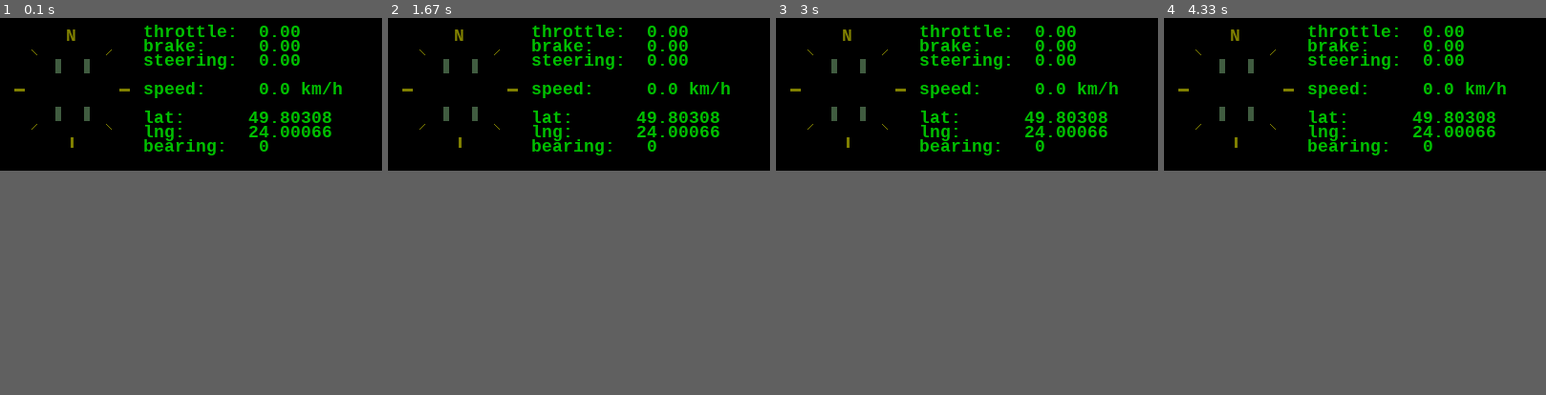
Above: before the commit, frames 1-4 (left to right).
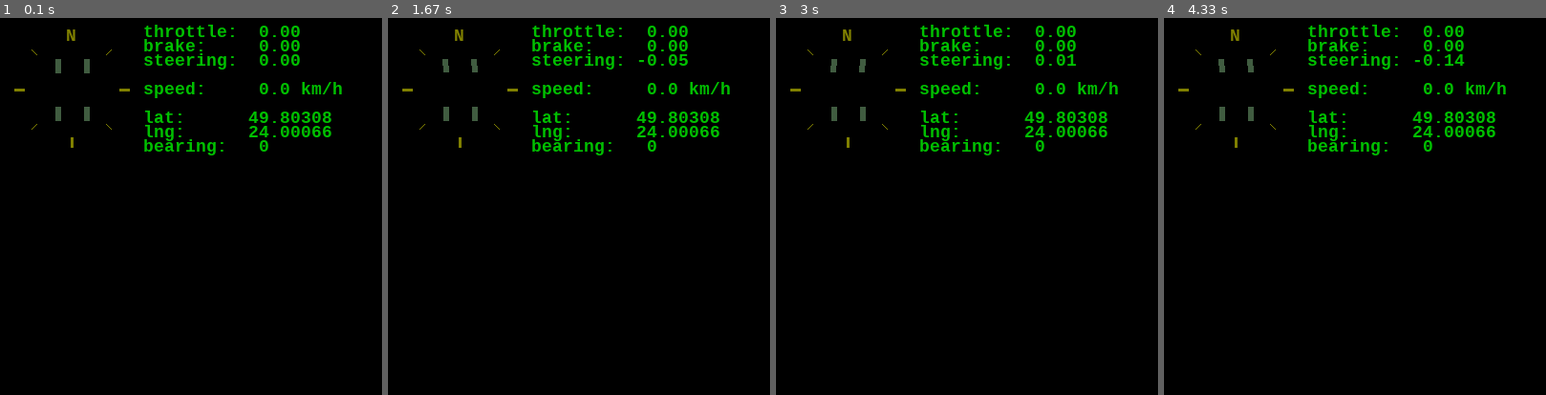
Above: after the commit, the same moments.

Repository: qvasic/repo1
Game: pygame game, started from ccp_srv/vehicle_driver.py
Two runs of this game, one before a commit and one after it. Both use one fixed random seed, a clock stepped at 60 frames per second and the inputs below.
Inputs (mouse positions are in pixels of both pictures, inside the frame that each line leads up to):
- Up to frame 1 (0.1 s): no input
- Up to frame 2 (1.67 s): press the mouse at (701, 195) at 0.37 s; move the mouse to (640, 210) at 0.47 s; release the mouse at (579, 229) at 0.6 s; press the mouse at (701, 195) at 1.2 s; move the mouse to (678, 172) at 1.3 s; release the mouse at (659, 153) at 1.43 s; press the mouse at (701, 195) at 1.53 s; move the mouse to (609, 134) at 1.63 s
- Up to frame 3 (3 s): release the mouse at (905, 78) at 1.77 s; press the mouse at (1089, 195) at 1.87 s; move the mouse to (1047, 236) at 1.97 s; release the mouse at (1005, 285) at 2.1 s; click (852, 74) at 2.22 s; press the mouse at (852, 74) at 2.53 s; move the mouse to (928, 82) at 2.63 s; release the mouse at (1009, 85) at 2.77 s; press the mouse at (852, 74) at 2.87 s; move the mouse to (921, 187) at 2.97 s
- Up to frame 4 (4.33 s): release the mouse at (1377, 300) at 3.1 s; press the mouse at (1240, 74) at 3.2 s; move the mouse to (1286, 82) at 3.3 s; release the mouse at (1332, 89) at 3.43 s; press the mouse at (1240, 74) at 3.53 s; move the mouse to (1347, 157) at 3.63 s; release the mouse at (1458, 236) at 3.77 s; press the mouse at (1240, 74) at 3.87 s; move the mouse to (1366, 161) at 3.97 s; release the mouse at (1492, 247) at 4.1 s; press the mouse at (1240, 74) at 4.2 s; move the mouse to (1370, 78) at 4.3 s
In our replay, the window is 400x165 before the commit and 400x400 after it. These sizes can differ from the game's own. Grey fills any space a smaller window leaves; there, only what the larger window draws over its background counts as a difference.

The runs differ from the first frame. In frame 1, only the window size differs. In frame 2, less than 0.1% of the frame differs, in the area x 14-79%, y 9-15%; in frame 3, less than 0.1%; in frame 4, 0.1%.

Commit message:
state object for trecking endless gamepad stick rotations added

Diff:
--- a/ccp_srv/input_devices.py
+++ b/ccp_srv/input_devices.py
@@ -80,6 +80,110 @@
 
         return False
 
+def get_angle( x, y ):
+    """Returns angle between negative Y axis (going up) and vector (0,0)-(x,y).
+    Right halfplane (positive X) contain positive angles, left one (negative X) - negative.
+    Calling get_angle( 0,0 ) results in exception ValueError raised."""
+
+    if x == 0:
+        if y == 0:
+            raise ValueError( "get_angle( 0, 0 ) - "
+                              "angle between a line and a point is not defined" )
+        elif y < 0:
+            return 0
+        else:
+            return 180
+
+    import math
+    if x > 0:
+        return math.atan( y / x ) * ( 180 / math.pi ) + 90
+    else:
+        return -( math.atan( y / -x ) * ( 180 / math.pi ) + 90 )
+
+class StickAngle:
+    """State class that keeps track of how many times gamepad stick was rotated."""
+
+    def __init__( self, max_angle, treshold_min, treshold_max ):
+        self.max_angle = max_angle
+        self.treshold_min = treshold_min
+        self.treshold_max = treshold_max
+
+        self.prev_angle = None
+        self.base_angle = 0
+        self.rotations_offset_angle = 0
+
+    def update_angle( self, x, y ):
+        import math
+
+        dist = math.sqrt( x**2 + y**2 )
+
+        # if we're below treshold_min, or if we were below treshold
+        # and didn't go enough above treshold_max
+        if dist < self.treshold_min or dist < self.treshold_max and self.prev_angle is None:
+            self.prev_angle = None
+            return 0
+
+        # if we just went above treshold_max
+        if self.prev_angle is None:
+            self.prev_angle = self.base_angle = get_angle( x, y )
+            self.rotations_offset_angle = 0
+            return 0
+
+        # if we were and still are above tresholds
+        angle = get_angle( x, y )
+
+        if self.prev_angle > 0 and angle < 0 and self.prev_angle - angle > angle+360 - self.prev_angle:
+            self.rotations_offset_angle += 360
+
+        if self.prev_angle < 0 and angle > 0 and angle - self.prev_angle > self.prev_angle - (angle-360):
+            self.rotations_offset_angle -= 360
+
+        self.prev_angle = angle
+
+        final_angle = angle + self.rotations_offset_angle - self.base_angle
+        if final_angle > self.max_angle:
+            final_angle = self.max_angle
+        elif final_angle < -self.max_angle:
+            final_angle = -self.max_angle
+
+        if dist > self.treshold_max:
+            return final_angle / self.max_angle
+        else:
+            return final_angle / self.max_angle * ( ( dist-self.treshold_min ) / ( self.treshold_max - self.treshold_min ) )
+
+
+def stick_axes_into_one_axis( x, y, turn_max, tresh_min, tresh_max ):
+    """Maps two axes from a stick into one axis.
+    If you turn stick turn_max degrees to the left - result is -1.
+    if you turn stick turn_max degrees to the right - result is +1.
+    If distance from center to stick position is less than tresh_min - result is 0.
+    If that distance is between tresh_min and tresh_max - result is somewhere between 0 and value
+    corresponding to current turn of the stick, depending how far that distance is from the center.
+    If that distance is more than tresh_max - result is full value of the current turn.
+    """
+
+    if x == 0:
+        return 0
+
+    import math
+
+    dist = math.sqrt( x**2 + y**2 )
+
+    if dist <= tresh_min:
+        return 0
+
+    turn_angle = get_angle( x, y )
+
+    if turn_angle > turn_max:
+        turn_angle = turn_max
+    elif turn_angle < -turn_max:
+        turn_angle = -turn_max
+
+    if dist >= tresh_max:
+        return turn_angle / turn_max
+    else:
+        return turn_angle / turn_max * ( (dist-tresh_min) / (tresh_max-tresh_min) )
+
 class LogitechF310Input( UserInput ):
     def __init__( self ):
         import pygame
@@ -109,6 +213,35 @@
             return 0
 
     def process_pygame_event( self, event ):
+        return False
+
+class MouseInput( UserInput ):
+    def __init__( self ):
+        self.center = 200, 200
+        self.last_pos = 0, 0
+
+        self.angler = StickAngle( 720, 50, 100 )
+
+    def get_steering( self ):
+        #return stick_axes_into_one_axis( self.last_pos[0]-self.center[0],
+        #                                 self.last_pos[1]-self.center[1],
+        #                                 135, 40, 80 )
+        return self.angler.update_angle( self.last_pos[0]-self.center[0],
+                                         self.last_pos[1]-self.center[1] )
+
+    def get_throttle( self ):
+        return 0
+
+    def get_brake( self ):
+        return 0
+
+    def process_pygame_event( self, event ):
+        import pygame
+
+        if event.type == pygame.MOUSEMOTION:
+            self.last_pos = event.pos
+            return True
+
         return False
 
 class LogitechFormulaForceEXInput( UserInput ):
@@ -171,7 +304,8 @@
         except InputDeviceUnavailable:
             continue
     else:
-        initialized_input = KeyboardInput( )
+        # initialized_input = KeyboardInput( )
+        initialized_input = MouseInput( )
 
     return initialized_input
 
--- a/ccp_srv/vehicle_driver.py
+++ b/ccp_srv/vehicle_driver.py
@@ -93,7 +93,8 @@
         wheels_color = (64, 92, 64)
         compass_color = (128, 128, 0)
 
-        surface = pygame.display.set_mode( ( 400, 165 ) )
+        # surface = pygame.display.set_mode( ( 400, 165 ) )
+        surface = pygame.display.set_mode( ( 400, 400 ) )
         printer = TextPrinter( surface, text_color, ( 150, 10 ) )
         vehicle = vehicle_phys.VehicleOnEarthSurface( )
 
@@ -117,7 +118,8 @@
             for event in pygame.event.get():
                 if event.type == pygame.QUIT:
                     return
-                user_input.process_pygame_event( event )
+                else:
+                    user_input.process_pygame_event( event )
 
 
             now = time.time( )
